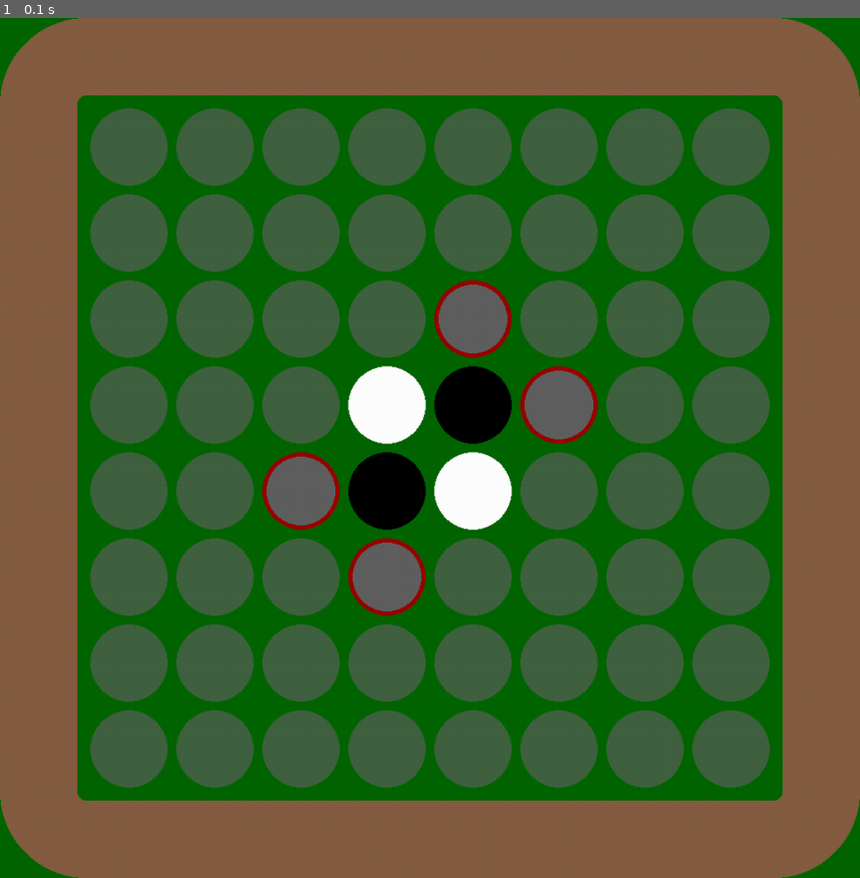
Above: before the commit, frame 1.
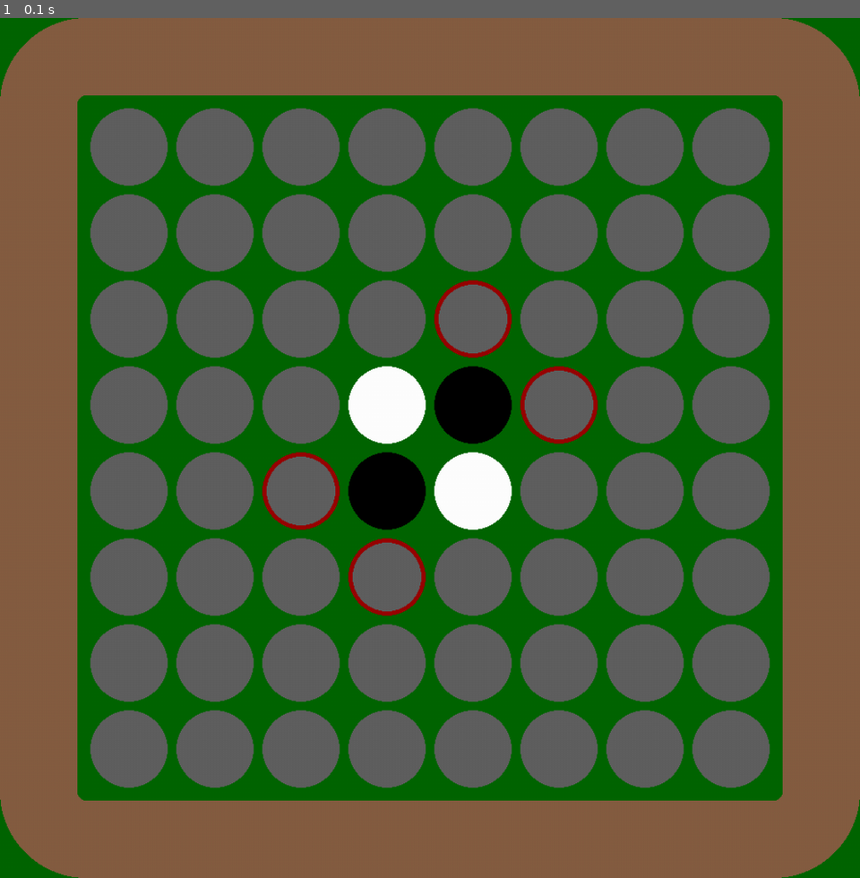
Above: after the commit, the same moment.

Repository: tdawson97/OthelloPygame
Game: pygame game, started from main.py
Same seed, same stepped clock (60 frames per second), same inputs: the game is played once before the commit and once after it.
Inputs:
- Up to frame 1 (0.1 s): no input

The runs differ from the first frame. In frame 1, 35% of the frame differs, in the area x 10-90%, y 10-90%.

Commit message:
added methods to allow player to make a move and update the board according to game rules

Diff:
--- a/main.py
+++ b/main.py
@@ -1,4 +1,5 @@
 import pygame, sys
+import math
 from settings import *
 from tile import Tile
 
@@ -30,10 +31,14 @@
     ----------
     setup_game_board():
         sets up the initial game board
+    change_piece():
+        change a piece on the tile
     find_available_positions():
         outlines all available positions for the active player
     check_direction():
         checks each direction from a specified piece
+    make_move():
+        makes a move for the player at a player-selected valid position
     run():
         keeps window open and updated until player exits
     """
@@ -75,9 +80,19 @@
                     tile = Tile(WHITE, (i + 1, row_index + 1), (x, y))
                     self.white_pieces.append(tile)
                 tile.draw_piece()
-                self.screen.blit(tile.surface, (x, y))
                 hold_pieces.append(tile)
+                self.screen.blit(tile.surface, tile.pixel_pos)
             self.pieces.append(hold_pieces)
+
+    def change_piece(self, tile, color):
+        """
+        Changes the piece displayed on a tile.
+        :param tile: the tile the piece is on
+        :param color: the color to change the piece to
+        """
+        tile.set_color(color)
+        tile.draw_piece()
+        self.screen.blit(tile.surface, tile.pixel_pos)
 
     def find_available_positions(self):
         """
@@ -89,6 +104,7 @@
         else:
             pieces_list = self.white_pieces
 
+        self.available_positions = []
         for piece in pieces_list:
             for direction in possible_moves.values():
                 self.check_direction(piece, direction)
@@ -102,41 +118,95 @@
         Checks each direction from a piece, updates self.available_positions, opponent_pieces_jumped
         :param piece: the tile piece to check around
         :param direction: the tuple representing which direction to check
-
+        :returns: None, opponent_pieces_jumped
         """
         opponent_pieces_jumped = []
         list_pos = (piece.coord_pos[1] - 1 + direction[1])
         item_pos = (piece.coord_pos[0] - 1 + direction[0])
 
         # check if outside of game board
-        if list_pos not in range(0, 7) or item_pos not in range(0, 7):
+        if list_pos not in range(0, 8) or item_pos not in range(0, 8):
             return
 
         check_position = self.pieces[list_pos][item_pos]
 
         # continue checking in the same direction if check position is opponents
-        # could also try 'while check_position is in (opponent pieces) <--some variable ?
+
         while check_position.color == self.inactive_player:
             list_pos = (check_position.coord_pos[1] - 1 + direction[1])
             item_pos = (check_position.coord_pos[0] - 1 + direction[0])
             opponent_pieces_jumped.append(check_position)
 
-            if list_pos not in range(0, 7) or item_pos not in range(0, 7):
+            if list_pos not in range(0, 8) or item_pos not in range(0, 8):
                 return
 
             check_position = self.pieces[list_pos][item_pos]
 
         if check_position.color == GREY and len(opponent_pieces_jumped) > 0:
-            self.available_positions.append(check_position)
+            if check_position not in self.available_positions:
+                self.available_positions.append(check_position)
+                return
             return
+
+        elif check_position.color == self.active_player:
+            return opponent_pieces_jumped
+        return
+
+    def make_move(self, mouse_position):
+        """
+        Places player piece at mouse clicked position, updates other pieces according to rules of the game.
+        Empties self.available_positions list and swaps active player at the end.
+        :param mouse_position: (x,y) position of mouse click
+        :returns: None
+        """
+        # find coord_pos to index into selected tile
+        x = math.floor(mouse_position[0] // 100)
+        y = math.floor(mouse_position[1] // 100)
+        tile = self.pieces[y-1][x-1]
+
+        if self.active_player == WHITE:
+            player_pieces = self.white_pieces
+            opponent_pieces = self.black_pieces
+        else:
+            player_pieces = self.black_pieces
+            opponent_pieces = self.white_pieces
+
+        # check if tile is an available spot, update piece, return if not
+        if tile in self.available_positions:
+            self.available_positions.remove(tile)
+            self.change_piece(tile, self.active_player)
+            player_pieces.append(tile)
+        else:
+            return
+
+        # check each direction from new piece, update others surrounding if needed
+        for direction in possible_moves.values():
+            switch_tiles = self.check_direction(tile, direction)
+            if switch_tiles is not None:
+                for piece in switch_tiles:
+                    self.change_piece(piece, self.active_player)
+                    player_pieces.append(piece)
+                    opponent_pieces.remove(piece)
+
+        # remove outline
+        for tile in self.available_positions:
+            self.change_piece(tile, GREY)
+
+        # swap players
+        self.available_positions = []
+        self.active_player, self.inactive_player = self.inactive_player, self.active_player
 
     def run(self):
         self.setup_game_board()
+
         while True:
             for event in pygame.event.get():
                 if event.type == pygame.QUIT:
                     pygame.quit()
                     sys.exit()
+                elif event.type == pygame.MOUSEBUTTONDOWN and event.button == 1:
+                    mouse_position = pygame.mouse.get_pos()
+                    self.make_move(mouse_position)
                 self.find_available_positions()
             pygame.display.update()
 
--- a/settings.py
+++ b/settings.py
@@ -14,7 +14,7 @@
 BLACK = (0,0,0)
 WHITE = (255,255,255)
 RED = (153,0,0)
-GREY = (96,96,96,170)
+GREY = (96,96,96)
 GREEN = (0,102,0)
 BROWN = (133,94,66)
 
--- a/tile.py
+++ b/tile.py
@@ -13,12 +13,15 @@
     surface: Surface
         to draw circle piece on Tile object
     coord_pos: tuple
-        to represent the coordinate position of the tile
+        to represent the coordinate position of the tile on the board
     pixel_pos: tuple
-        to represent the position on the screen of the tile
+        to represent the position of the tile on the screen
 
     Methods
     ----------
+    set_color():
+        Set color of the piece
+
     draw_piece():
         Draw the circular piece on the Tile object
 
@@ -34,6 +37,10 @@
         self.coord_pos = coord_pos
         self.pixel_pos = pixel_pos
 
+
+    def set_color(self, color):
+        self.color = color
+
     def draw_piece(self):
         """
         Draws the piece onto the Tile object
